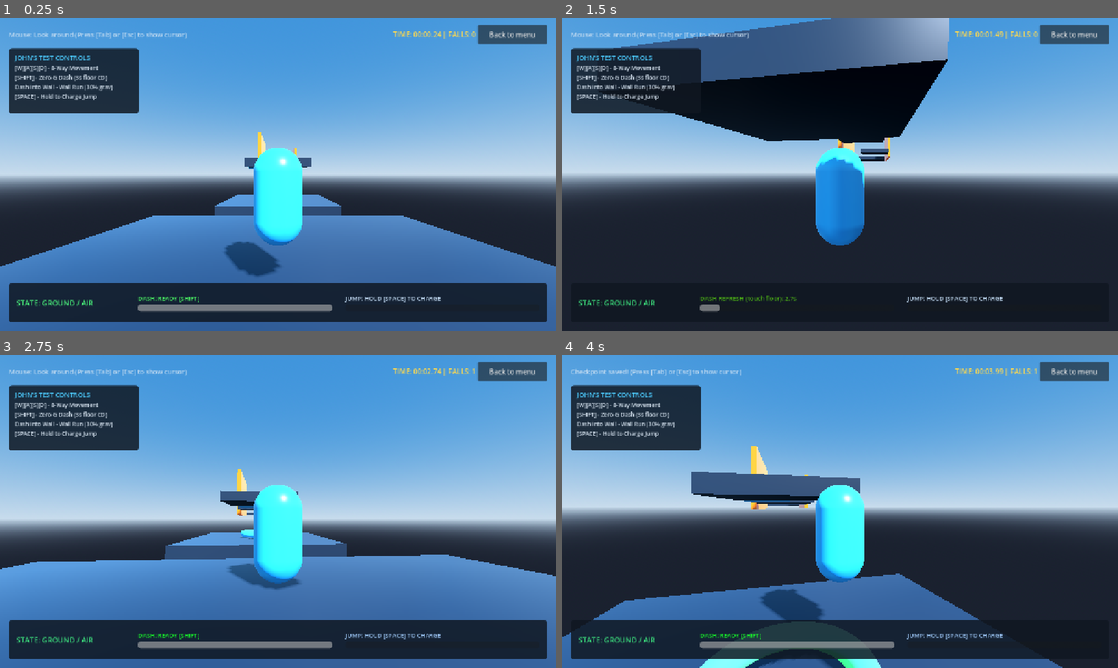
Above: before the commit, frames 1-4 (two rows, left to right).
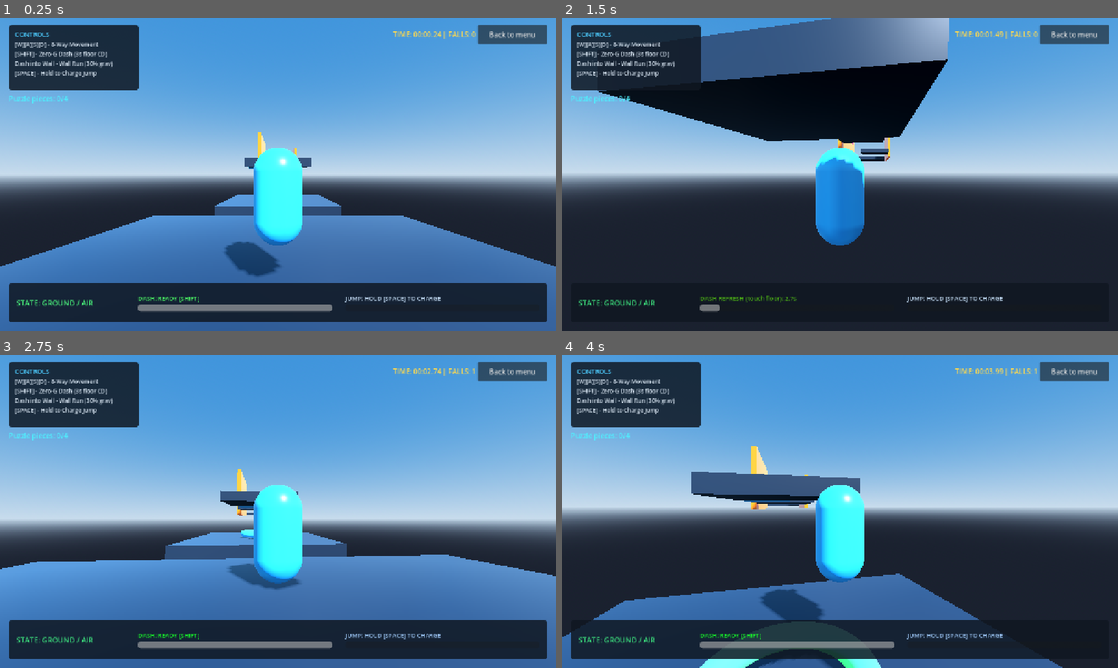
Above: after the commit, the same moments.

Repository: kaazkayy05/Project-4
Game: Godot game, scene res://scenes/main.tscn
The game is run twice, just before and just after one commit, with the same random seed, the same clock (stepped at 60 frames per second) and the same inputs. This scene is started directly instead of the project's main scene.
Inputs (mouse positions are in pixels of both pictures, inside the frame that each line leads up to):
- Up to frame 1 (0.25 s): no input
- Up to frame 2 (1.5 s): tap Enter (ui_accept) at 0.5 s; move the mouse to (867, 174) at 0.52 s; hold W (move_forward) from 0.53 s (still down); tap Shift (dash) at 0.6 s; click (867, 174) at 0.67 s; tap Space (jump) at 0.77 s; move the mouse to (812, 174) at 1.27 s; tap Tab (toggle_mouse) at 1.35 s; click (812, 174) at 1.42 s
- Up to frame 3 (2.75 s): keep holding W (move_forward); tap Space (jump) at 1.52 s; move the mouse to (289, 505) at 2.02 s; tap Q at 2.1 s; click (289, 505) at 2.17 s
- Up to frame 4 (4 s): keep holding W (move_forward); move the mouse to (834, 517) at 2.77 s; tap Ctrl at 2.85 s; click (834, 517) at 2.92 s; tap Space (jump) at 3.02, 3.77 s; move the mouse to (878, 514) at 3.52 s; tap Alt at 3.6 s; click (878, 514) at 3.67 s

The runs differ from the first frame. In frame 1, 4.7% of the frame differs, in the area x 1-34%, y 2-31%; in frame 2, 3.9%; in frame 3, 4.7%; in frame 4, 4.7%.

Commit message:
Add puzzle collectibles, completion picture, and HUD updates
- Add four randomly selected, distinct puzzle pieces to main.tscn
- Place two collectible pieces along each wall-running wall
- Add nonblocking pickup triggers and prevent duplicate collection
- Update the puzzle counter as each piece is collected
- Reveal baseball.jpeg as a four-piece assembled puzzle when the player finishes with all four pieces
- Reset puzzle progress and hide the picture on a new run
- Rename the controls panel heading to CONTROLS
- Remove the gray mouse-status text and move the controls panel upward
- Move the puzzle counter beneath the controls panel
- Include required puzzle assets, materials, and scripts

Diff:
--- a/scenes/main.tscn
+++ b/scenes/main.tscn
@@ -1,9 +1,13 @@
-[gd_scene load_steps=32 format=3]
+[gd_scene load_steps=41 format=3]
 
 [ext_resource type="Script" path="res://scripts/john_test.gd" id="1_scene"]
 [ext_resource type="PackedScene" path="res://scenes/player_3d.tscn" id="2_player"]
 [ext_resource type="Script" path="res://scripts/moving_platform.gd" id="3_platform"]
 [ext_resource type="Script" path="res://scripts/checkpoint.gd" id="4_checkpoint"]
+[ext_resource type="Script" path="res://scripts/puzzle_collectibles.gd" id="5_puzzle"]
+[ext_resource type="PackedScene" path="res://assets/puzzle-pieces.fbx" id="6_puzzle_source"]
+[ext_resource type="Script" path="res://scripts/completed_puzzle_picture.gd" id="7_picture_script"]
+[ext_resource type="Texture2D" path="res://assets/baseball.jpeg" id="8_baseball"]
 
 [sub_resource type="StandardMaterial3D" id="Mat_Confetti"]
 albedo_color = Color(1, 0.85, 0.2, 1)
@@ -142,6 +146,29 @@
 corner_radius_top_right = 8
 corner_radius_bottom_right = 8
 corner_radius_bottom_left = 8
+
+[sub_resource type="SphereShape3D" id="PuzzlePickupShape"]
+radius = 0.75
+
+[sub_resource type="StandardMaterial3D" id="PuzzleCyan"]
+resource_name = "Pickup Cyan"
+shading_mode = 0
+albedo_color = Color(0.08, 0.8, 0.95, 1)
+
+[sub_resource type="StandardMaterial3D" id="PuzzlePink"]
+resource_name = "Pickup Pink"
+shading_mode = 0
+albedo_color = Color(0.9, 0.18, 0.7, 1)
+
+[sub_resource type="StandardMaterial3D" id="PuzzleGold"]
+resource_name = "Pickup Gold"
+shading_mode = 0
+albedo_color = Color(1, 0.75, 0.08, 1)
+
+[sub_resource type="StandardMaterial3D" id="PuzzleGreen"]
+resource_name = "Pickup Green"
+shading_mode = 0
+albedo_color = Color(0.12, 0.85, 0.25, 1)
 
 [node name="JohnTestScene" type="Node3D"]
 script = ExtResource("1_scene")
@@ -336,13 +363,10 @@
 offset_bottom = 60.0
 grow_horizontal = 2
 
-[node name="MouseHintLabel" type="Label" parent="HUD/TopBar"]
+[node name="Spacer" type="Control" parent="HUD/TopBar"]
 layout_mode = 2
 size_flags_horizontal = 3
-theme_override_colors/font_color = Color(0.8, 0.88, 0.95, 0.9)
-theme_override_font_sizes/font_size = 15
-text = "Mouse: Look around (Press [Tab] or [Esc] to show cursor)"
-vertical_alignment = 1
+mouse_filter = 2
 
 [node name="TimerLabel" type="Label" parent="HUD/TopBar"]
 layout_mode = 2
@@ -359,9 +383,9 @@
 
 [node name="ControlsCard" type="PanelContainer" parent="HUD"]
 offset_left = 20.0
-offset_top = 70.0
+offset_top = 16.0
 offset_right = 320.0
-offset_bottom = 220.0
+offset_bottom = 166.0
 theme_override_styles/panel = SubResource("StyleBoxFlat_Card")
 
 [node name="Margin" type="MarginContainer" parent="HUD/ControlsCard"]
@@ -379,7 +403,7 @@
 layout_mode = 2
 theme_override_colors/font_color = Color(0.3, 0.8, 1, 1)
 theme_override_font_sizes/font_size = 15
-text = "JOHN'S TEST CONTROLS"
+text = "CONTROLS"
 
 [node name="MoveLabel" type="Label" parent="HUD/ControlsCard/Margin/VBox"]
 layout_mode = 2
@@ -515,9 +539,97 @@
 text = "Time: 00:00.00 | Falls: 0"
 horizontal_alignment = 1
 
+[node name="PuzzleCompletion" type="VBoxContainer" parent="HUD/VictoryBanner/VBox"]
+visible = false
+layout_mode = 2
+mouse_filter = 2
+theme_override_constants/separation = 8
+
+[node name="Title" type="Label" parent="HUD/VictoryBanner/VBox/PuzzleCompletion"]
+layout_mode = 2
+mouse_filter = 2
+theme_override_colors/font_color = Color(0.3, 0.95, 1, 1)
+theme_override_font_sizes/font_size = 24
+text = "Puzzle complete!"
+horizontal_alignment = 1
+
+[node name="Picture" type="Control" parent="HUD/VictoryBanner/VBox/PuzzleCompletion"]
+custom_minimum_size = Vector2(560, 300)
+layout_mode = 2
+mouse_filter = 2
+script = ExtResource("7_picture_script")
+picture = ExtResource("8_baseball")
+
 [node name="RestartButton" type="Button" parent="HUD/VictoryBanner/VBox"]
 custom_minimum_size = Vector2(200, 46)
 layout_mode = 2
 size_flags_horizontal = 4
 theme_override_font_sizes/font_size = 18
 text = "Play Again"
+
+[node name="PuzzleCollectibles" type="Node3D" parent="."]
+script = ExtResource("5_puzzle")
+source_scene = ExtResource("6_puzzle_source")
+
+[node name="Wall1Early" type="Area3D" parent="PuzzleCollectibles"]
+position = Vector3(-3.55, 7, -50)
+collision_layer = 0
+collision_mask = 1
+monitorable = false
+metadata/wall = "WallRun1"
+
+[node name="Visual" type="MeshInstance3D" parent="PuzzleCollectibles/Wall1Early"]
+material_override = SubResource("PuzzleCyan")
+
+[node name="CollisionShape3D" type="CollisionShape3D" parent="PuzzleCollectibles/Wall1Early"]
+shape = SubResource("PuzzlePickupShape")
+
+[node name="Wall1Late" type="Area3D" parent="PuzzleCollectibles"]
+position = Vector3(-3.55, 5, -59)
+collision_layer = 0
+collision_mask = 1
+monitorable = false
+metadata/wall = "WallRun1"
+
+[node name="Visual" type="MeshInstance3D" parent="PuzzleCollectibles/Wall1Late"]
+material_override = SubResource("PuzzlePink")
+
+[node name="CollisionShape3D" type="CollisionShape3D" parent="PuzzleCollectibles/Wall1Late"]
+shape = SubResource("PuzzlePickupShape")
+
+[node name="Wall2Early" type="Area3D" parent="PuzzleCollectibles"]
+position = Vector3(5.55, 7, -78)
+collision_layer = 0
+collision_mask = 1
+monitorable = false
+metadata/wall = "WallRun2"
+
+[node name="Visual" type="MeshInstance3D" parent="PuzzleCollectibles/Wall2Early"]
+material_override = SubResource("PuzzleGold")
+
+[node name="CollisionShape3D" type="CollisionShape3D" parent="PuzzleCollectibles/Wall2Early"]
+shape = SubResource("PuzzlePickupShape")
+
+[node name="Wall2Late" type="Area3D" parent="PuzzleCollectibles"]
+position = Vector3(5.55, 5, -87)
+collision_layer = 0
+collision_mask = 1
+monitorable = false
+metadata/wall = "WallRun2"
+
+[node name="Visual" type="MeshInstance3D" parent="PuzzleCollectibles/Wall2Late"]
+material_override = SubResource("PuzzleGreen")
+
+[node name="CollisionShape3D" type="CollisionShape3D" parent="PuzzleCollectibles/Wall2Late"]
+shape = SubResource("PuzzlePickupShape")
+
+[node name="PuzzleCounter" type="Label" parent="HUD"]
+offset_left = 20.0
+offset_top = 174.0
+offset_right = 320.0
+offset_bottom = 198.0
+mouse_filter = 2
+theme_override_colors/font_color = Color(0.3, 0.95, 1, 1)
+theme_override_font_sizes/font_size = 16
+text = "Puzzle pieces: 0/4"
+vertical_alignment = 1
--- /dev/null
+++ b/scripts/completed_puzzle_picture.gd
@@ -0,0 +1,118 @@
+extends Control
+
+@export var picture: Texture2D
+
+const SEAM_COLOR := Color(0.06, 0.08, 0.12, 1.0)
+
+
+func _ready() -> void:
+	resized.connect(queue_redraw)
+
+
+func _draw() -> void:
+	if picture == null or size.x <= 0.0 or size.y <= 0.0:
+		return
+
+	var image_size := picture.get_size()
+	var fit := minf(size.x / image_size.x, size.y / image_size.y)
+	var fitted_size := image_size * fit
+	var rect := Rect2((size - fitted_size) * 0.5, fitted_size)
+	var center := rect.get_center()
+
+	var tl := rect.position
+	var tr := Vector2(rect.end.x, rect.position.y)
+	var bl := Vector2(rect.position.x, rect.end.y)
+	var br := rect.end
+	var tm := Vector2(center.x, rect.position.y)
+	var bm := Vector2(center.x, rect.end.y)
+	var lm := Vector2(rect.position.x, center.y)
+	var rm := Vector2(rect.end.x, center.y)
+
+	var radius := minf(rect.size.x, rect.size.y) * 0.075
+	var vertical_top := _tab_edge(tm, center, radius, -1.0)
+	var vertical_bottom := _tab_edge(center, bm, radius, 1.0)
+	var horizontal_left := _tab_edge(lm, center, radius, 1.0)
+	var horizontal_right := _tab_edge(center, rm, radius, -1.0)
+
+	# Neighbors use the same curved edge in opposite directions.
+	# Each polygon is an actual jigsaw-shaped image section.
+	var boundaries := [
+		[
+			PackedVector2Array([tl, tm]),
+			vertical_top,
+			_reversed(horizontal_left)
+		],
+		[
+			PackedVector2Array([tm, tr, rm]),
+			_reversed(horizontal_right),
+			_reversed(vertical_top)
+		],
+		[
+			horizontal_left,
+			vertical_bottom,
+			PackedVector2Array([bl, lm])
+		],
+		[
+			horizontal_right,
+			PackedVector2Array([br, bm]),
+			_reversed(vertical_bottom)
+		]
+	]
+
+	for boundary in boundaries:
+		var polygon := _join_edges(boundary)
+		var uvs := PackedVector2Array()
+		for point in polygon:
+			uvs.append((point - rect.position) / rect.size)
+		draw_polygon(
+			polygon, PackedColorArray([Color.WHITE]), uvs, picture
+		)
+
+	draw_polyline(
+		_join_edges([vertical_top, vertical_bottom]),
+		SEAM_COLOR, 2.5, true
+	)
+	draw_polyline(
+		_join_edges([horizontal_left, horizontal_right]),
+		SEAM_COLOR, 2.5, true
+	)
+	draw_rect(rect, SEAM_COLOR, false, 2.5)
+
+
+func _tab_edge(
+	start: Vector2, end: Vector2, radius: float, direction: float
+) -> PackedVector2Array:
+	var tangent := (end - start).normalized()
+	var normal := Vector2(-tangent.y, tangent.x) * direction
+	var circle_center := (start + end) * 0.5 + normal * radius * 0.5
+	var points := PackedVector2Array([start])
+
+	# A 240-degree circular arc forms a rounded tab with a narrow neck.
+	for index in range(33):
+		var angle := deg_to_rad(-120.0 + 240.0 * index / 32.0)
+		points.append(
+			circle_center
+			+ tangent * sin(angle) * radius
+			+ normal * cos(angle) * radius
+		)
+
+	points.append(end)
+	return points
+
+
+func _reversed(points: PackedVector2Array) -> PackedVector2Array:
+	var result := points.duplicate()
+	result.reverse()
+	return result
+
+
+func _join_edges(edges: Array) -> PackedVector2Array:
+	var result := PackedVector2Array()
+	for edge in edges:
+		for point in edge:
+			if result.is_empty() or not result[-1].is_equal_approx(point):
+				result.append(point)
+
+	if result.size() > 1 and result[0].is_equal_approx(result[-1]):
+		result.resize(result.size() - 1)
+	return result
--- a/scripts/john_test.gd
+++ b/scripts/john_test.gd
@@ -11,7 +11,7 @@
 # UI References
 @onready var hud: CanvasLayer = $HUD
 @onready var back_button: Button = $HUD/TopBar/BackButton
-@onready var mouse_hint_label: Label = $HUD/TopBar/MouseHintLabel
+@onready var mouse_hint_label: Label = get_node_or_null("HUD/TopBar/MouseHintLabel")
 @onready var timer_label: Label = get_node_or_null("HUD/TopBar/TimerLabel")
 @onready var state_label: Label = $HUD/BottomPanel/Margin/HBox/StateBox/StateLabel
 @onready var dash_bar: ProgressBar = $HUD/BottomPanel/Margin/HBox/DashBox/DashBar
--- /dev/null
+++ b/scripts/puzzle_collectibles.gd
@@ -0,0 +1,129 @@
+extends Node3D
+
+@export var source_scene: PackedScene
+
+var collected_count: int = 0
+var collected: Dictionary = {}
+var finish_processed: bool = false
+
+@onready var player: CharacterBody3D = get_parent().get_node("Player3D")
+@onready var counter: Label = get_parent().get_node(
+	"HUD/PuzzleCounter"
+)
+
+
+@onready var completion_banner: PanelContainer = get_parent().get_node(
+	"HUD/VictoryBanner"
+)
+@onready var picture_panel: VBoxContainer = completion_banner.get_node(
+	"VBox/PuzzleCompletion"
+)
+
+
+func _ready() -> void:
+	picture_panel.hide()
+	get_parent().get_node("CourseGeometry/GoalArea").body_entered.connect(
+		_on_game_finished, CONNECT_DEFERRED
+	)
+	completion_banner.get_node("VBox/RestartButton").pressed.connect(
+		_on_new_run, CONNECT_DEFERRED
+	)
+	get_viewport().size_changed.connect(_fit_completion)
+	counter.text = "Puzzle pieces: 0/4"
+
+	# Use the imported asset only to obtain mesh resources.
+	# Its nodes are never added to the gameplay tree.
+	var source := source_scene.instantiate()
+	var candidates: Array[MeshInstance3D] = []
+	for node in source.find_children("*", "MeshInstance3D", true, false):
+		if node.mesh != null:
+			candidates.append(node)
+
+	if candidates.size() < 4:
+		push_error("Puzzle asset must contain at least four mesh pieces.")
+		source.free()
+		return
+
+	candidates.shuffle()
+
+	var pickups := get_children()
+	for index in range(4):
+		var pickup := pickups[index] as Area3D
+		var visual := pickup.get_node("Visual") as MeshInstance3D
+		var selected := candidates[index]
+
+		visual.mesh = selected.mesh
+
+		# Stand the source's horizontal piece upright against the wall.
+		var upright := Basis(Vector3.FORWARD, PI / 2.0) * selected.basis
+		var bounds := Transform3D(upright, Vector3.ZERO) * selected.mesh.get_aabb()
+		var longest := maxf(bounds.size.x, maxf(bounds.size.y, bounds.size.z))
+		var factor := 0.85 / longest
+		visual.transform = Transform3D(
+			upright.scaled(Vector3.ONE * factor),
+			-bounds.get_center() * factor
+		)
+
+		pickup.set_meta("source_piece", selected.name)
+		pickup.body_entered.connect(_on_body_entered.bind(pickup))
+
+	source.free()
+
+
+func _on_body_entered(body: Node3D, pickup: Area3D) -> void:
+	if not is_instance_valid(pickup) or body != player:
+		return
+
+	var pickup_id := pickup.get_instance_id()
+	if collected.has(pickup_id):
+		return
+
+	# Record immediately so repeated signals cannot count twice.
+	collected[pickup_id] = true
+	collected_count += 1
+	counter.text = "Puzzle pieces: %d/4" % collected_count
+
+	pickup.hide()
+	pickup.set_deferred("monitoring", false)
+	pickup.get_node("CollisionShape3D").set_deferred("disabled", true)
+	pickup.queue_free()
+
+
+func _on_game_finished(body: Node3D) -> void:
+	if body != player or finish_processed:
+		return
+
+	finish_processed = true
+	picture_panel.visible = (
+		bool(get_parent().get("is_course_completed"))
+		and collected_count == 4
+	)
+	if picture_panel.visible:
+		_fit_completion()
+
+
+func _fit_completion() -> void:
+	if not picture_panel.visible:
+		return
+
+	var screen := get_viewport().get_visible_rect().size
+	picture_panel.get_node("Picture").custom_minimum_size = Vector2(
+		minf(560.0, maxf(120.0, screen.x - 48.0)),
+		minf(300.0, maxf(100.0, screen.y - 300.0))
+	)
+	_center_completion.call_deferred()
+
+
+func _center_completion() -> void:
+	if not picture_panel.visible:
+		return
+
+	completion_banner.reset_size()
+	completion_banner.position = (
+		get_viewport().get_visible_rect().size - completion_banner.size
+	) * 0.5
+
+
+func _on_new_run() -> void:
+	picture_panel.hide()
+	get_tree().reload_current_scene()
Binary file added: assets/baseball.jpeg
Not shown, added: assets/baseball.jpeg.import
Binary file added: assets/puzzle-pieces.fbx
Not shown, added: assets/puzzle-pieces.fbx.import
Not shown, added: scripts/completed_puzzle_picture.gd.uid
Not shown, added: scripts/puzzle_collectibles.gd.uid
